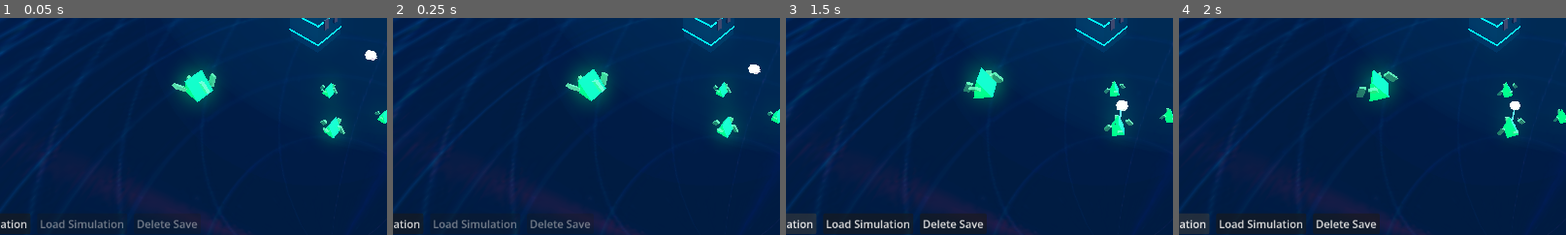
Above: before the commit, frames 1-4 (left to right).
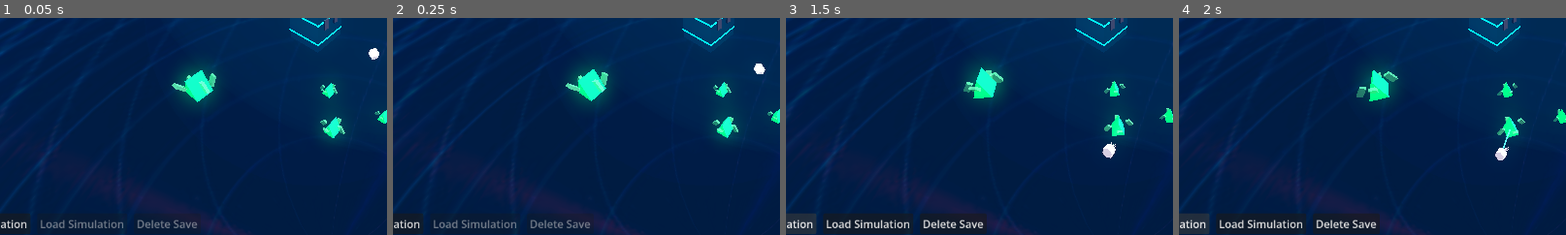
Above: after the commit, the same moments.

Repository: peterlavey/immanent
Game: Godot game, scene res://src/core/world/World.tscn
Same seed, same stepped clock (60 frames per second), same inputs: the game is played once before the commit and once after it. Sound files missing from this copy of the repository are replaced by a short silence.
Inputs (mouse positions are % of the whole screen's width and height, from its top left):
- Up to frame 1 (0.05 s): no input
- Up to frame 2 (0.25 s): no input
- Up to frame 3 (1.5 s): move the mouse to (72, 45) at 0.52 s; click (72, 45) at 0.67 s; click "Save Simulation" at 1.25 s
- Up to frame 4 (2 s): no input
The pictures show only the part of the screen within x 9-59%, y 47-97%; the shares and areas given below are measured in that part.

The runs differ from the first frame. In frame 1, 0.1% of the frame differs, in the area x 94-98%, y 13-20%; in frame 2, 0.1%; in frame 3, 0.3%, in the area x 81-89%, y 37-65%; in frame 4, 0.3%.

Commit message:
Implement G1 fusion enhancements: Add merging state, visual movement to fusion center, and delayed G2 creation logic with position re-evaluation. Update tasks and G1 state enumeration.

Diff:
--- a/src/core/world_manager/WorldManager.gd
+++ b/src/core/world_manager/WorldManager.gd
@@ -93,11 +93,17 @@
 		return
 
 	var g1_beings = get_tree().get_nodes_in_group("genezis_g1")
-	if g1_beings.size() >= 5: # Require at least 5 G1s (4 to fuse, 1 to keep)
+	# Filter out G1s that are already merging
+	var available_g1s = []
+	for g in g1_beings:
+		if g.current_state != 5: # 5 is State.MERGING in GenezisG1.gd
+			available_g1s.append(g)
+
+	if available_g1s.size() >= 5: # Require at least 5 G1s (4 to fuse, 1 to keep)
 		# Take 4 G1s
 		var to_fuse = []
 		for i in range(4):
-			to_fuse.append(g1_beings[i])
+			to_fuse.append(available_g1s[i])
 
 		# Average position
 		var avg_pos = Vector3.ZERO
@@ -105,16 +111,39 @@
 			avg_pos += g.global_position
 		avg_pos /= 4.0
 
-		# Remove G1s
+		# Set G1s to merging state
 		for g in to_fuse:
-			g.remove_from_group("genezis_g1")
-			g.queue_free()
-
-		genezis_removed.emit()
-
-		# Spawn G2
-		_spawn_genezis_g2(avg_pos)
-		print("Fusion complete: 4 G1 fused into 1 G2.")
+			g.current_state = 5 # State.MERGING
+			g.merging_target_pos = avg_pos
+
+		print("Fusion started: 4 G1s merging at ", avg_pos)
+
+		# Create a timer to complete the fusion
+		var timer = get_tree().create_timer(1.0)
+		timer.timeout.connect(func():
+			# Re-calculate average position in case they moved significantly (though they should converge)
+			var final_avg_pos = Vector3.ZERO
+			var count = 0
+			for g in to_fuse:
+				if is_instance_valid(g):
+					final_avg_pos += g.global_position
+					count += 1
+
+			if count > 0:
+				final_avg_pos /= float(count)
+
+				# Remove G1s
+				for g in to_fuse:
+					if is_instance_valid(g):
+						g.remove_from_group("genezis_g1")
+						g.queue_free()
+
+				genezis_removed.emit()
+
+				# Spawn G2
+				_spawn_genezis_g2(final_avg_pos)
+				print("Fusion complete: 4 G1 fused into 1 G2.")
+		)
 
 func _spawn_genezis_g2(pos: Vector3) -> void:
 	if not genezis_g2_scene: return
--- a/src/entities/genezis/genezis_g1/GenezisG1.gd
+++ b/src/entities/genezis/genezis_g1/GenezisG1.gd
@@ -2,7 +2,7 @@
 
 signal selected(genezis: CharacterBody3D)
 
-enum State { IDLE, MOVING_TO_DATA, EXTRACTING, RETURNING_TO_CORE, DEPOSITING }
+enum State { IDLE, MOVING_TO_DATA, EXTRACTING, RETURNING_TO_CORE, DEPOSITING, MERGING }
 
 @export var move_speed: float = 5.0
 @export var carry_capacity: int = 100 # Capacity in bytes
@@ -13,6 +13,7 @@
 var target_offset: Vector3 = Vector3.ZERO
 var current_load: int = 0
 var core_node: Node3D = null
+var merging_target_pos: Vector3 = Vector3.ZERO
 var _extraction_accumulator: float = 0.0
 
 # Stuck detection variables
@@ -137,6 +138,9 @@
 				print("[G1] Deposited ", current_load, " data")
 				current_load = 0
 				current_state = State.IDLE
+		State.MERGING:
+			move_towards(merging_target_pos, delta)
+			# Rotation is handled in move_towards
 
 func find_data_spot() -> void:
 	if not is_instance_valid(core_node):
Not shown, changed: docs/tasks.md
